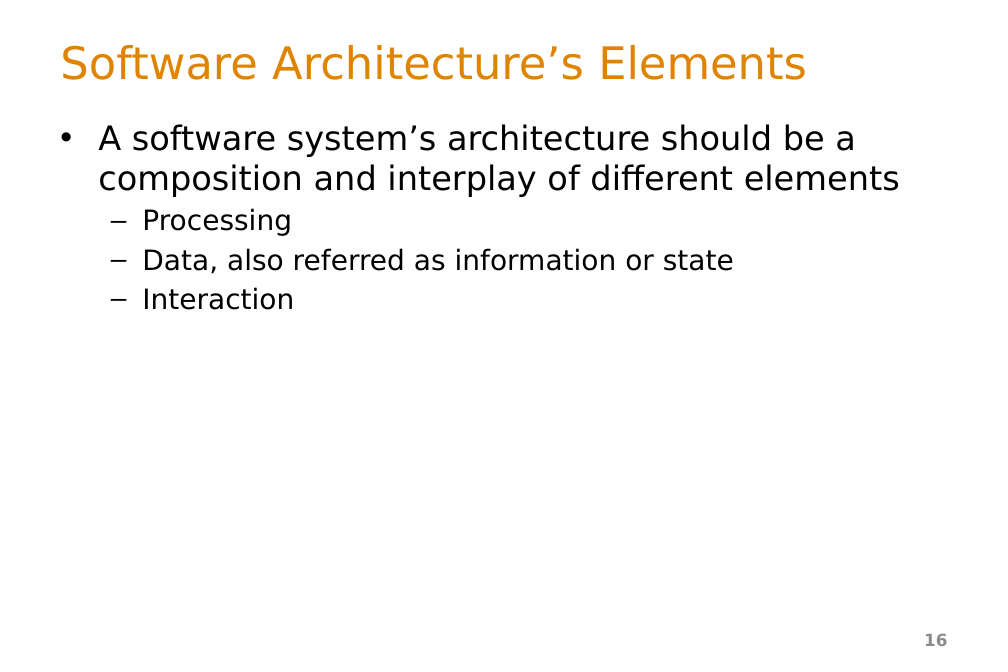
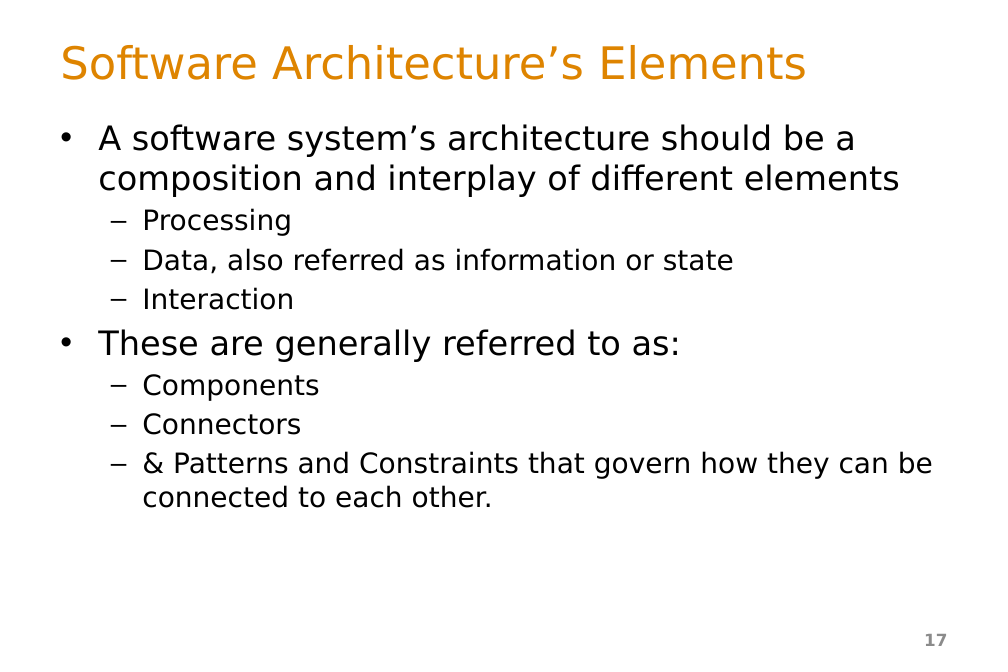
Before and after one commit to ArchitectingSoftware/SE577-SoftwareArchitecture, a slide deck: slide 17 of lectures/_L1b Basic Concepts.pptx (slide 16 before the commit). Drawn at 1008x672 pixels with LibreOffice and Linux fonts; fonts in the diff are those of the drawing. Boxes give left, top, right and bottom in pixels: in the first picture for what was removed or moved away, otherwise in the second. Text is boxed around its words. In the diff, an @@ line names an element or a change of style, - is before the commit and + after.

```diff
--- a/lectures/_L1b Basic Concepts.pptx
+++ b/lectures/_L1b Basic Concepts.pptx
@@ text at (98, 329, 933, 508): paragraphs added @@
+• These are generally referred to as:
+  – Components
+  – Connectors
+  – & Patterns and Constraints that govern how they can be connected to each other.
@@ page number at (924, 634, 947, 646): text changed @@
-16
+17
```
Also in this commit, not shown: 10 other slides changed, 4 slides added, 14 slides removed, 7 other files.
